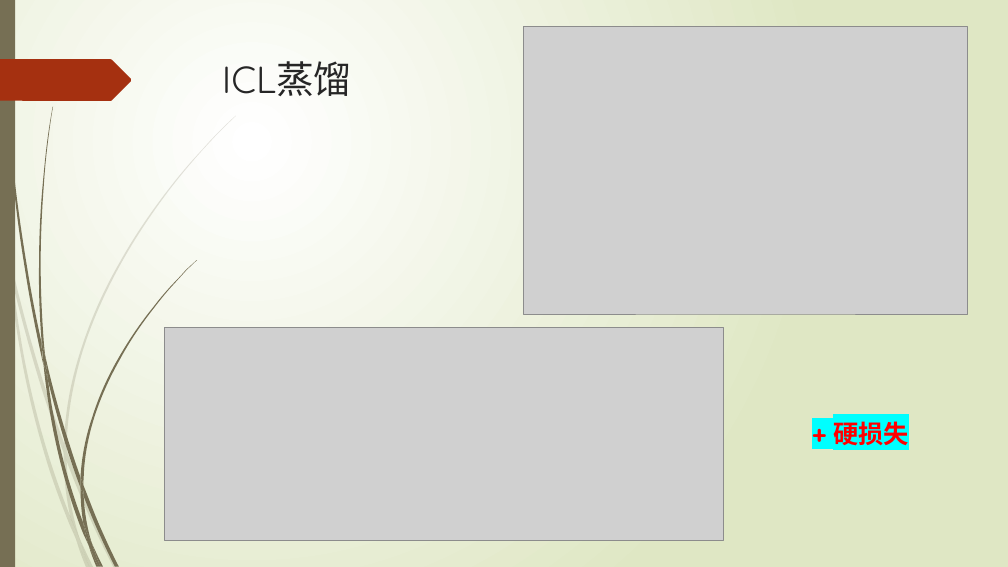
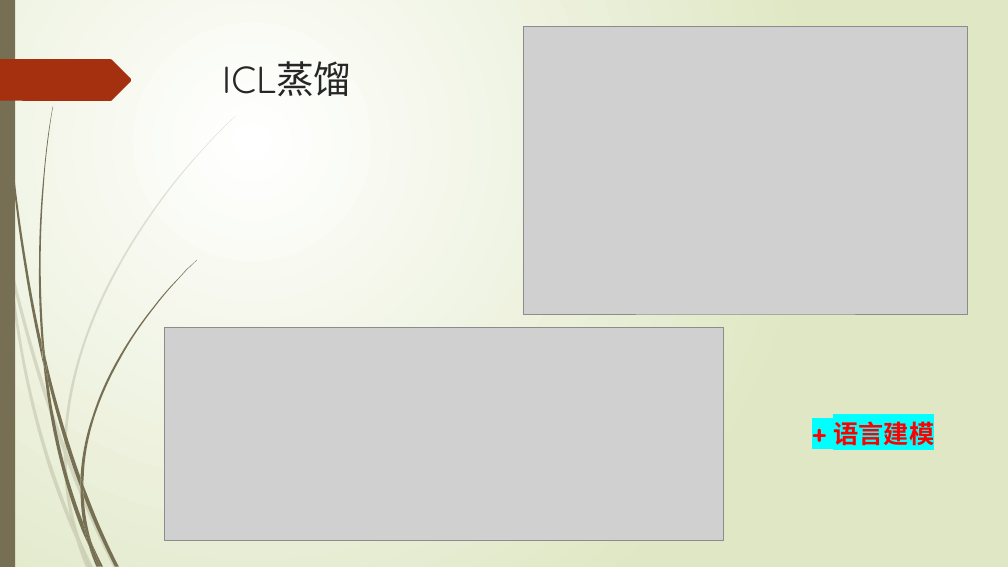
Before and after one commit to datawhalechina/llm-deploy, a slide deck: slide 11 of PPT/distillation.pptx. Drawn at 1008x567 pixels with LibreOffice and Linux fonts; fonts in the diff are those of the drawing; grey boxes stand for pictures. Boxes give left, top, right and bottom in pixels: in the first picture for what was removed or moved away, otherwise in the second. Text is boxed around its words. In the diff, an @@ line names an element or a change of style, - is before the commit and + after.

```diff
--- a/PPT/distillation.pptx
+++ b/PPT/distillation.pptx
@@ text at (833,421,934,446): text changed @@
-+ 硬损失
++ 语言建模
```
Also in this commit, not shown: 4 other slides changed, 4 slides added, 1 other file.
